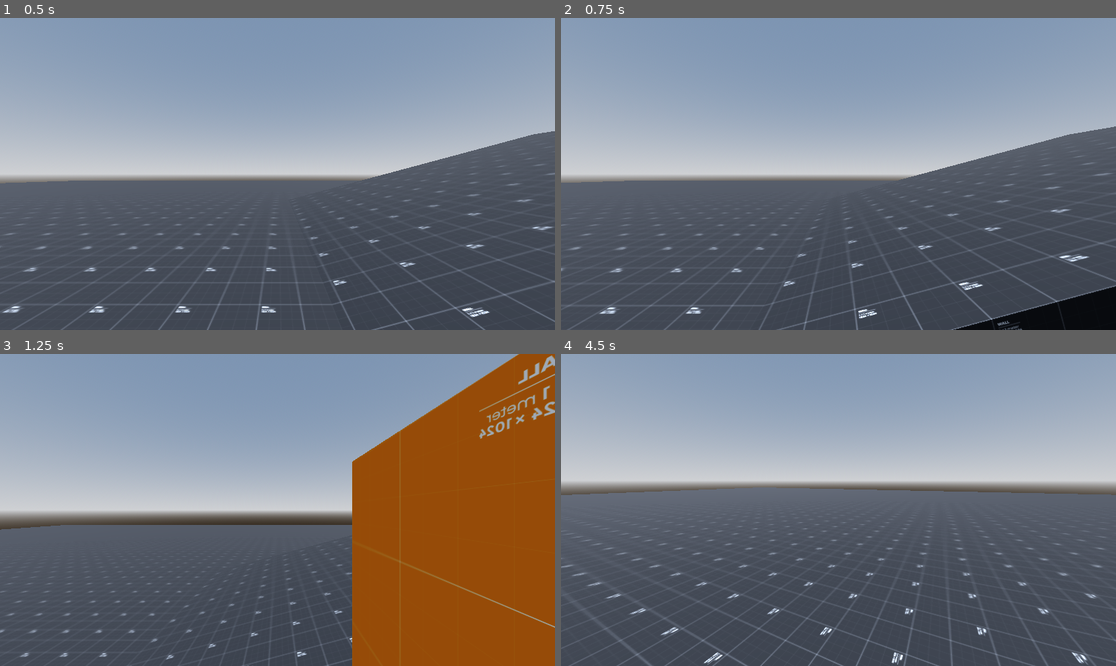
Above: before the commit, frames 1-4 (two rows, left to right).
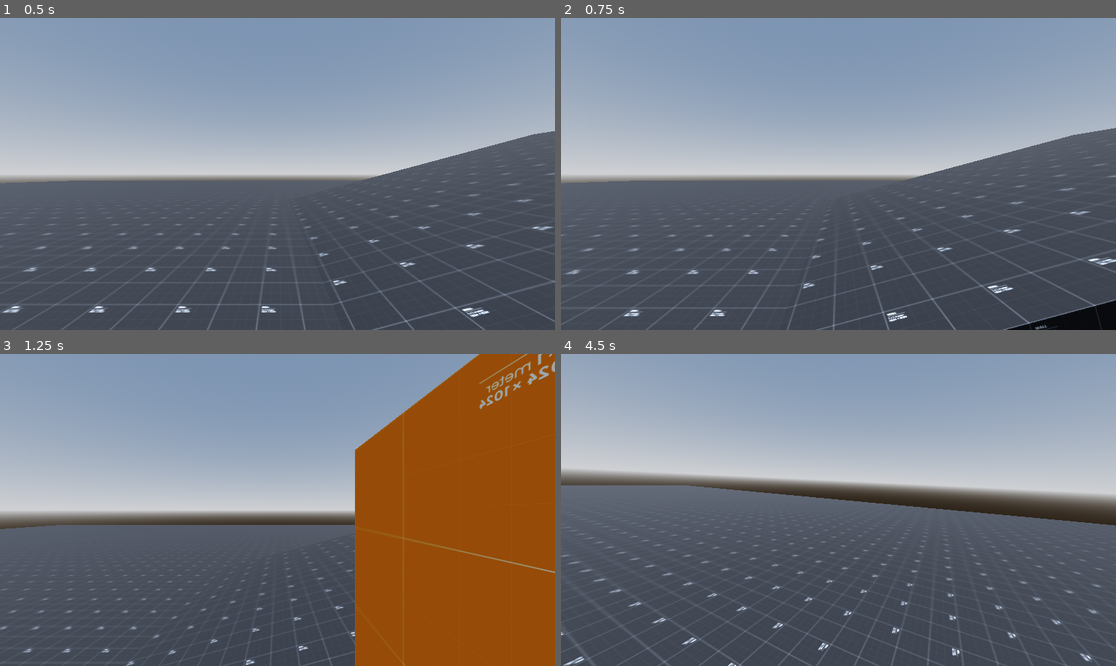
Above: after the commit, the same moments.

Repository: natanmaia95/GodotMovementFPS
Game: Godot game, scene res://scenes/maps/tests/test_scene_1.tscn
Two runs of this game, one before a commit and one after it. Both use one fixed random seed, a clock stepped at 60 frames per second and the inputs below.
Inputs (mouse positions are in pixels of both pictures, inside the frame that each line leads up to):
- Up to frame 1 (0.5 s): no input
- Up to frame 2 (0.75 s): tap Enter at 0.5 s; move the mouse to (960, 158) at 0.52 s; hold D (strafe_right) from 0.53 s (still down); hold Ctrl (sprint) from 0.53 s (still down); click (960, 158) at 0.67 s
- Up to frame 3 (1.25 s): keep holding D (strafe_right); keep holding Ctrl (sprint); tap Space (jump) at 0.77, 1.07 s; tap Q (turnaround) at 0.8 s
- Up to frame 4 (4.5 s): move the mouse to (810, 510) at 1.27 s; release D (strafe_right) at 1.28 s; release Ctrl (sprint) at 1.28 s; hold W (move_forward) from 1.28 s (still down); tap Q (turnaround) at 1.35, 3.8, 4.35 s; tap Space (jump) at 1.52, 1.82, 2.85, 3.02, 3.32, 3.77, 4.07 s; tap V (noclip, bound only after the commit) at 1.55, 2.1 s; move the mouse to (849, 503) at 2.02 s; hold Space (jump) 2.03-2.78 s; move the mouse to (832, 516) at 2.77 s; tap Ctrl (sprint) at 3.05 s; move the mouse to (877, 513) at 3.52 s; hold Ctrl (sprint) 3.53-4.28 s; move the mouse to (794, 506) at 4.27 s

Frame 1 is identical in both runs. In frame 2, 4.7% of the frame differs, in the area x 0-100%, y 34-100%; in frame 3, 4.1%; in frame 4, 9.9%, in the area x 0-100%, y 37-100%.

Commit message:
stuff2

Diff:
--- a/project.godot
+++ b/project.godot
@@ -52,6 +52,11 @@
 "events": [Object(InputEventKey,"resource_local_to_scene":false,"resource_name":"","device":-1,"window_id":0,"alt_pressed":false,"shift_pressed":false,"ctrl_pressed":false,"meta_pressed":false,"pressed":false,"keycode":0,"physical_keycode":81,"key_label":0,"unicode":113,"echo":false,"script":null)
 ]
 }
+noclip={
+"deadzone": 0.5,
+"events": [Object(InputEventKey,"resource_local_to_scene":false,"resource_name":"","device":-1,"window_id":0,"alt_pressed":false,"shift_pressed":false,"ctrl_pressed":false,"meta_pressed":false,"pressed":false,"keycode":0,"physical_keycode":86,"key_label":0,"unicode":118,"echo":false,"script":null)
+]
+}
 
 [layer_names]
 
--- a/scenes/player/fps_controller.gd
+++ b/scenes/player/fps_controller.gd
@@ -13,23 +13,37 @@
 
 @export var walk_speed := 7.0
 @export var sprint_speed := 11.0
-@export var ground_accel := 14.0
+@export var ground_accel := 11.0
 @export var ground_decel := 10.0
 @export var ground_friction := 6.0
 @export var air_cap := 0.85
 #@export var air_accel := 800.0
 @export var air_move_speed := 500.0
 
+@export var max_fall_height_immune := 3.0
+
 const HEADBOB_MOVE_AMOUNT = 0.1
 const HEADBOB_FREQUENCY = 2.4
 var headbob_timer := 0.0
 
+var noclip_speed_mult := 10.0
+
 var input_direction := Vector2.ZERO
 var wish_direction := Vector3.ZERO # input direction but in worldspace
 var last_mouse_move := Vector2.ZERO
-var look_tilt_timer := 0.0
 var is_in_turnaround := false
 var turnaround_timer := 0.0
+var jump_starting_height := -1000.0
+
+var noclip_enabled := false :
+	set(value):
+		noclip_enabled = value
+		noclip_speed_mult = 10.0
+		$CollisionShape3D.disabled = noclip_enabled
+		# TODO: popup
+
+
+
 
 func _ready():
 	_ready_hide_model_for_camera()
@@ -57,13 +71,27 @@
 		if event is InputEventMouseMotion:
 			last_mouse_move = Vector2(event.relative)
 
-
-
-
-func _physics_process(delta):
+		# noclip
+		if Input.is_action_just_pressed("noclip"):
+			noclip_enabled = !noclip_enabled
+		if event is InputEventMouseButton and event.is_pressed():
+			if event.button_index == MOUSE_BUTTON_WHEEL_UP:
+				noclip_speed_mult = min(1000.0, noclip_speed_mult * 1.2)
+			if event.button_index == MOUSE_BUTTON_WHEEL_DOWN:
+				noclip_speed_mult = max(.1, noclip_speed_mult * 1/1.2)
+
+
+
+
+func _physics_process(delta) -> void:
 	input_direction = Input.get_vector("strafe_left", "strafe_right", "move_forward", "move_backward").normalized()
-	wish_direction = self.global_transform.basis * Vector3(input_direction.x, 0, input_direction.y)
+	wish_direction = self.global_basis * Vector3(input_direction.x, 0, input_direction.y)
 	#_handle_ground_physics(delta)
+
+	if noclip_enabled:
+		_handle_noclip(delta)
+		return
+
 	if is_on_floor():
 		_handle_turnaround(delta)
 		_handle_ground_physics(delta)
@@ -72,9 +100,22 @@
 		_handle_wallclimb(delta)
 
 	move_and_slide()
-
-
-func _handle_ground_physics(delta):
+	if is_on_floor():
+		_handle_landing()
+
+
+func _handle_noclip(delta) -> void:
+	if not noclip_enabled: return
+
+	var speed : float = noclip_speed_mult
+	if Input.is_action_pressed("sprint"): speed *= 3.0
+
+	var cam_aligned_wish_dir : Vector3 = %HeadCamera.global_basis * Vector3(input_direction.x, 0, input_direction.y)
+	velocity = speed * cam_aligned_wish_dir
+	move_and_slide()
+
+
+func _handle_ground_physics(delta) -> void:
 	var cur_speed_in_wish_dir = self.velocity.dot(wish_direction)
 	#var capped_speed = min((air_move_speed * wish_direction).length(), air_cap)
 	var add_speed_till_cap = get_move_speed() - cur_speed_in_wish_dir
@@ -92,6 +133,7 @@
 		new_speed /= current_speed
 	velocity *= new_speed
 
+	jump_starting_height = global_position.y
 	if auto_bhop_enabled and Input.is_action_pressed("jump"):
 		velocity.y += jump_velocity
 	elif Input.is_action_just_pressed("jump"):
@@ -101,6 +143,8 @@
 func _handle_air_physics(delta):
 	velocity.y -= gravity * delta # gravity
 
+	if velocity.y > 0:
+		jump_starting_height = global_position.y
 	# air braking
 	#var hor_velocity = Vector3(velocity.x, 0, velocity.z)
 	#if Input.is_action_pressed("move_backward"):
@@ -146,13 +190,17 @@
 		velocity.y = 5
 		#velocity += -global_basis.z * walk_speed * delta
 
+
+func _handle_landing():
+	if global_position.y < jump_starting_height - max_fall_height_immune - 0.1:
+		velocity = Vector3(0,4,0)
+		# TODO: damage, rolling
+
+
+
 func _process(delta):
-
-
 	_process_look_tilt(delta)
-	if is_on_floor():
-		_process_headbob_effect(delta)
-
+	_process_headbob_effect(delta)
 
 
 func _process_headbob_effect(delta):
@@ -162,10 +210,10 @@
 
 	var target_v_offset := 0.0
 	var target_h_offset := 0.0
-	if velocity.length() < 2.0:
-		headbob_timer = 0
-		target_v_offset = 0
-		target_h_offset = 0
+	if not is_on_floor() or velocity.length() < 2.0:
+		headbob_timer = 0.0
+		target_v_offset = 0.0
+		target_h_offset = 0.0
 	else:
 		target_v_offset = HEADBOB_MOVE_AMOUNT * sin(headbob_timer * PI*2 / HEADBOB_FREQUENCY)
 		target_h_offset = HEADBOB_MOVE_AMOUNT * 0.5 * sin(0.5 * headbob_timer * PI*2 / HEADBOB_FREQUENCY)
@@ -182,26 +230,20 @@
 
 	# tilt
 	if tilt_enabled:
-		look_tilt_timer += delta
 		var target_tilt_degrees := 0.0
 		var tilt_speed_degrees := 0.0
 		var should_lerp = false
 		var should_update_tilt = true
-		if !is_on_floor():
-			#should_lerp = true
-			tilt_speed_degrees = 100
-		else:
-			if last_mouse_move.x != 0:
-				look_tilt_timer = 0.0
-				tilt_speed_degrees = clamp(last_mouse_move.x, -50, 50) * 5
-				#print(tilt_speed_degrees)
-				target_tilt_degrees = -sign(last_mouse_move.x)
-				target_tilt_degrees *= 45 if is_sprinting() else 0
-
-				if sign(last_mouse_move.x) == sign(%Head.rotation_degrees.z):
-					tilt_speed_degrees *= 4
-				if is_in_turnaround:
-					tilt_speed_degrees *= -4
+
+		if last_mouse_move.x != 0:
+			tilt_speed_degrees = clamp(last_mouse_move.x, -50, 50) * 5
+			target_tilt_degrees = -sign(last_mouse_move.x)
+			target_tilt_degrees *= 45 if is_sprinting() else 0
+
+			if sign(last_mouse_move.x) == sign(%Head.rotation_degrees.z):
+				tilt_speed_degrees *= 4
+			if is_in_turnaround:
+				tilt_speed_degrees *= -4 #immediately reverse
 
 		if should_update_tilt:
 			if should_lerp:
@@ -210,13 +252,7 @@
 				%Head.rotation_degrees.z = move_toward(%Head.rotation_degrees.z, target_tilt_degrees, abs(tilt_speed_degrees)*delta)
 			%Head.rotation_degrees.z = lerp(%Head.rotation_degrees.z, 0.0, delta*2)
 
-	#if is_sprinting():
-		#last_mouse_move = lerp(last_mouse_move, Vector2.ZERO, delta*10)
-	#else:
 	last_mouse_move = Vector2.ZERO
-	#if abs(last_mouse_move.x) < 0.5 and abs(last_mouse_move.y) < 0.5:
-		#last_mouse_move = Vector2.ZERO
-	print(last_mouse_move)
 
 
 func get_move_speed() -> float:
@@ -224,3 +260,9 @@
 
 func is_sprinting() -> bool:
 	return  Input.is_action_pressed("sprint")
+
+func get_horizontal_velocity() -> Vector3:
+	return Vector3(velocity.x, 0, velocity.z)
+
+func get_facing_direction() -> Vector3:
+	return -global_basis.z
Not shown, added: scenes/player/fpsFA45.tmp
